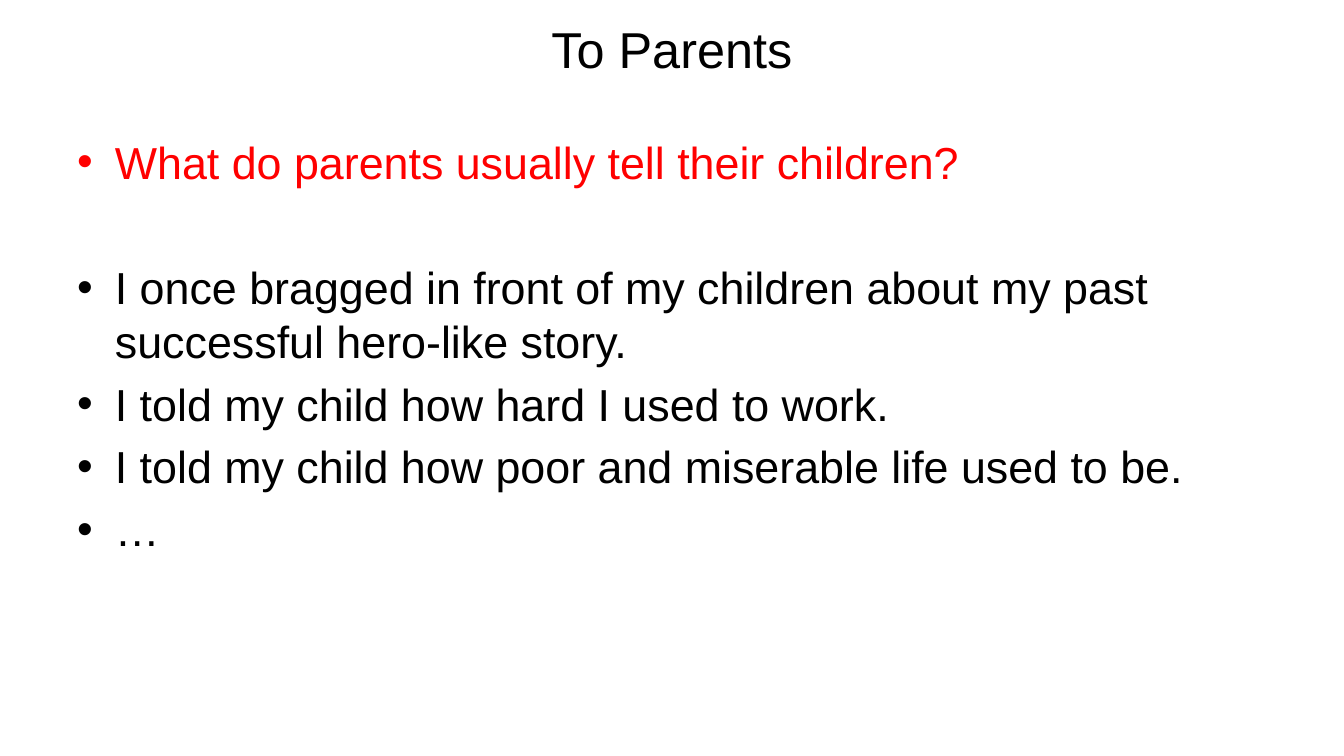
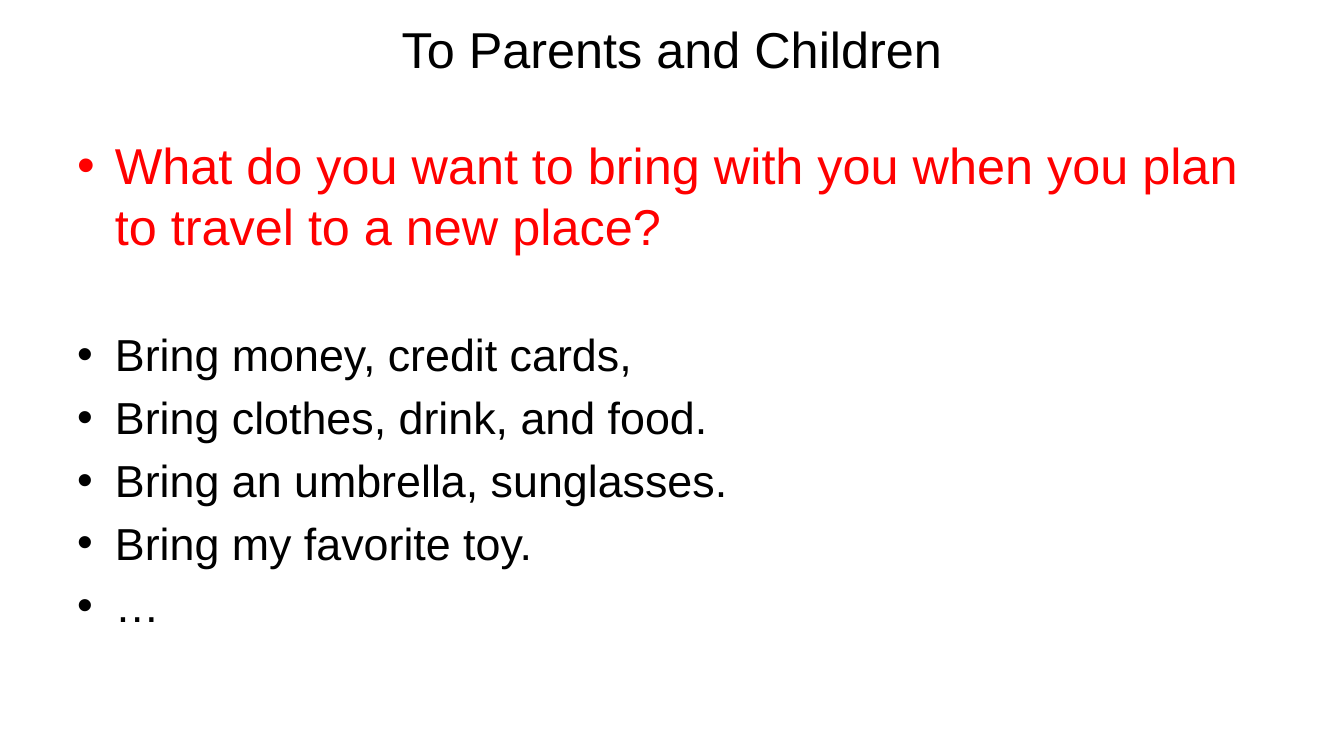
Before and after one commit to wdingbox/accc_2025_pp, a slide deck: slide 4 of ppt/Exodus/exo10_16_29.pptx. Drawn at 1344x756 pixels with LibreOffice and Linux fonts; fonts in the diff are those of the drawing; background and template pictures are left out. Boxes give left, top, right and bottom in pixels: in the first picture for what was removed or moved away, otherwise in the second. Text is boxed around its words. In the diff, an @@ line names an element or a change of style, - is before the commit and + after.

```diff
--- a/ppt/Exodus/exo10_16_29.pptx
+++ b/ppt/Exodus/exo10_16_29.pptx
@@ title at [402,31,942,69]: text changed @@
-To Parents
+To Parents and Children
@@ text at [115,147,1237,569]: text changed @@
-• What do parents usually tell their children?
-• I once bragged in front of my children about my past successful hero-like story.
-• I told my child how hard I used to work.
-• I told my child how poor and miserable life used to be.
+• What do you want to bring with you when you plan to travel to a new place?
+• Bring money, credit cards,
+• Bring clothes, drink, and food.
+• Bring an umbrella, sunglasses.
+• Bring my favorite toy.
```
Also in this commit, not shown: 5 other slides changed, 4 other files.
